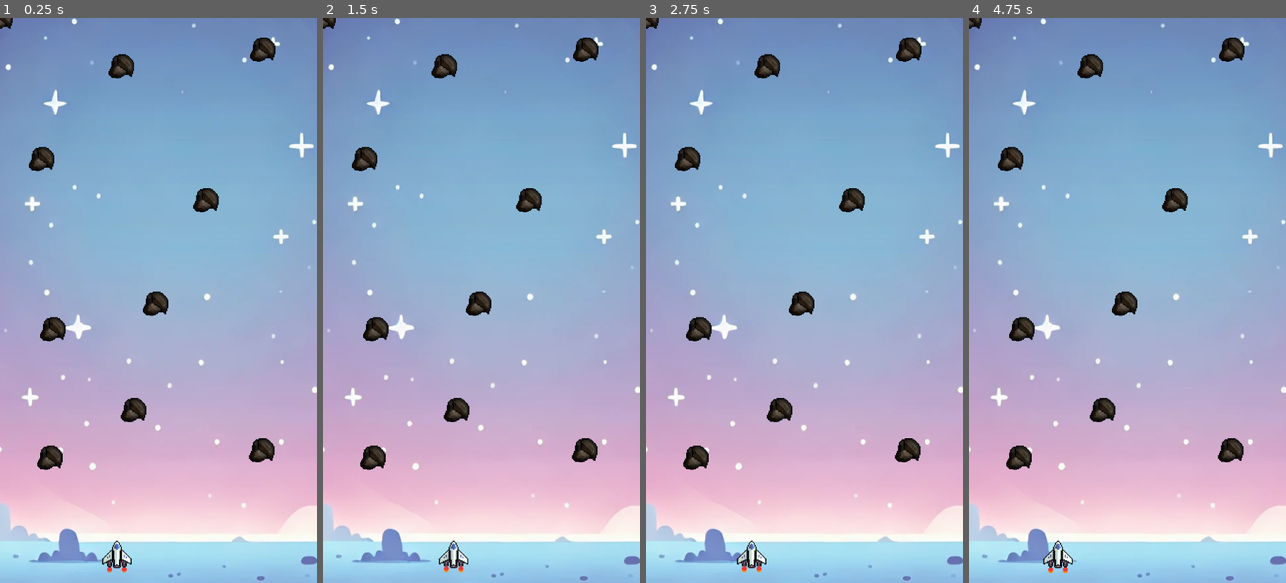
Above: before the commit, frames 1-4 (left to right).
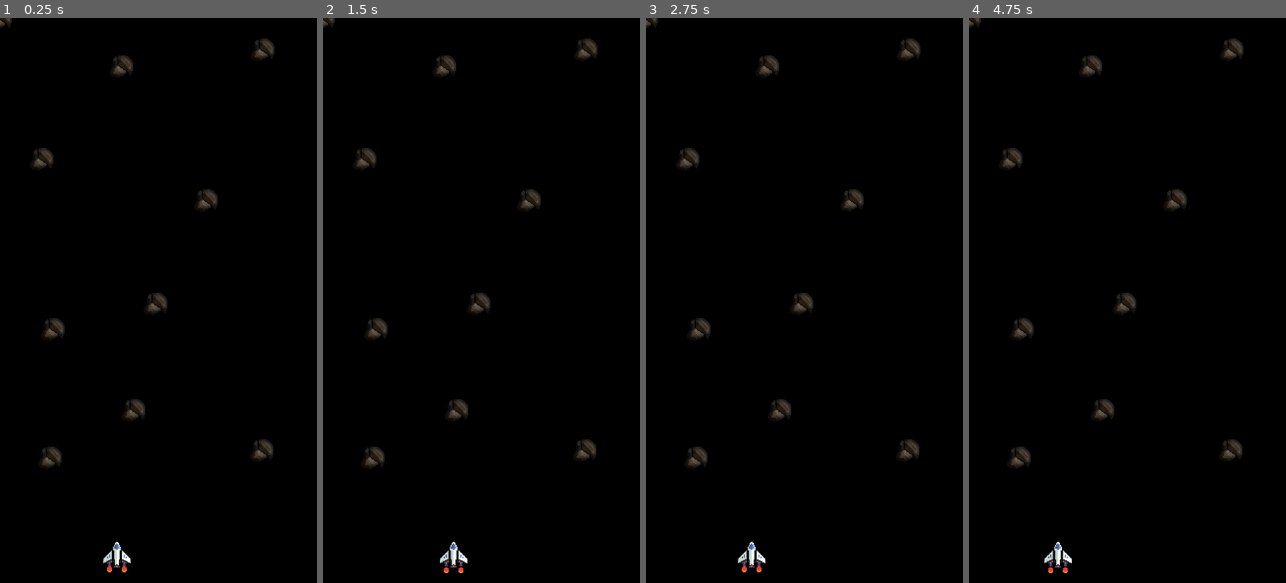
Above: after the commit, the same moments.

Repository: matheusbaumgart/oneshot-space
Game: Godot game, scene res://scenes/main.tscn
Two runs of this game, one before a commit and one after it. Both use one fixed random seed, a clock stepped at 60 frames per second and the inputs below.
Inputs:
- Up to frame 1 (0.25 s): no input
- Up to frame 2 (1.5 s): hold Space (move_up) 0.53-1.25 s; click "Try again" at 1.25 s
- Up to frame 3 (2.75 s): no input
- Up to frame 4 (4.75 s): hold Space (move_up) 2.78-4.25 s; click "Try again" at 4.25 s

The runs differ from the first frame. In frame 1, 97% of the frame differs, in the area x 0-100%, y 0-100%; in frame 2, 97%; in frame 3, 97%; in frame 4, 97%.

Commit message:
new web build

Diff:
--- a/scenes/main.tscn
+++ b/scenes/main.tscn
@@ -1,7 +1,7 @@
 [gd_scene load_steps=6 format=3 uid="uid://b47siulyet5ib"]
 
 [ext_resource type="PackedScene" uid="uid://cfuepag7tvkhh" path="res://scenes/spaceship.tscn" id="1_0xm2m"]
-[ext_resource type="Texture2D" uid="uid://cjydpujggfp5j" path="res://images/bg-space.png" id="1_1bvp3"]
+[ext_resource type="Texture2D" uid="uid://bfysrtvlu2w7u" path="res://images/_23db0d3d-3ebb-4e95-ad60-6960684355f2.jpeg" id="1_jyhfs"]
 [ext_resource type="PackedScene" uid="uid://dyvs05368sgsd" path="res://scenes/asteroid.tscn" id="2_0xm2m"]
 [ext_resource type="Script" uid="uid://dbffqe3kqq7j7" path="res://scripts/finish_line.gd" id="3_h2yge"]
 
@@ -12,13 +12,21 @@
 
 [node name="UI" type="CanvasLayer" parent="."]
 
+[node name="BackgroundColor" type="ColorRect" parent="."]
+offset_right = 648.0
+offset_bottom = 1200.0
+size_flags_horizontal = 6
+size_flags_vertical = 3
+color = Color(0, 0, 0, 1)
+
 [node name="Background" type="TextureRect" parent="."]
+visible = false
 offset_left = -317.0
-offset_top = -157.0
+offset_top = -52.0
 offset_right = 707.0
-offset_bottom = 867.0
+offset_bottom = 972.0
 scale = Vector2(1.36096, 1.36096)
-texture = ExtResource("1_1bvp3")
+texture = ExtResource("1_jyhfs")
 
 [node name="Spaceship" parent="." instance=ExtResource("1_0xm2m")]
 position = Vector2(324, 1092)
--- a/scenes/spaceship.tscn
+++ b/scenes/spaceship.tscn
@@ -85,7 +85,6 @@
 sprite_frames = SubResource("SpriteFrames_3cgi1")
 animation = &"idle"
 autoplay = "idle"
-frame_progress = 0.504858
 
 [node name="CollisionPolygon2D" type="CollisionPolygon2D" parent="."]
 polygon = PackedVector2Array(0, -27, 30, 11, 0, 30, -30, 11)
--- a/scripts/gameover.gd
+++ b/scripts/gameover.gd
@@ -1,4 +1,11 @@
 extends Control
 
 func _on_button_pressed() -> void:
+	reload()
+
+func _process(delta: float) -> void:
+	if Input.is_action_just_pressed("move_up"):
+		reload()
+
+func reload() -> void:
 	get_tree().reload_current_scene()
--- a/scripts/win.gd
+++ b/scripts/win.gd
@@ -7,4 +7,11 @@
 	time_label.text = "Time: %.2f seconds" % elapsed_time
 
 func _on_button_pressed() -> void:
+	reload()
+
+func _process(delta: float) -> void:
+	if Input.is_action_just_pressed("move_up"):
+		reload()
+
+func reload() -> void:
 	get_tree().reload_current_scene()
Binary file added: images/_23db0d3d-3ebb-4e95-ad60-6960684355f2.jpeg
Not shown, added: images/_23db0d3d-3ebb-4e95-ad60-6960684355f2.jpeg.import
Not shown, changed: docs/index.html
Not shown, changed: docs/index.pck
